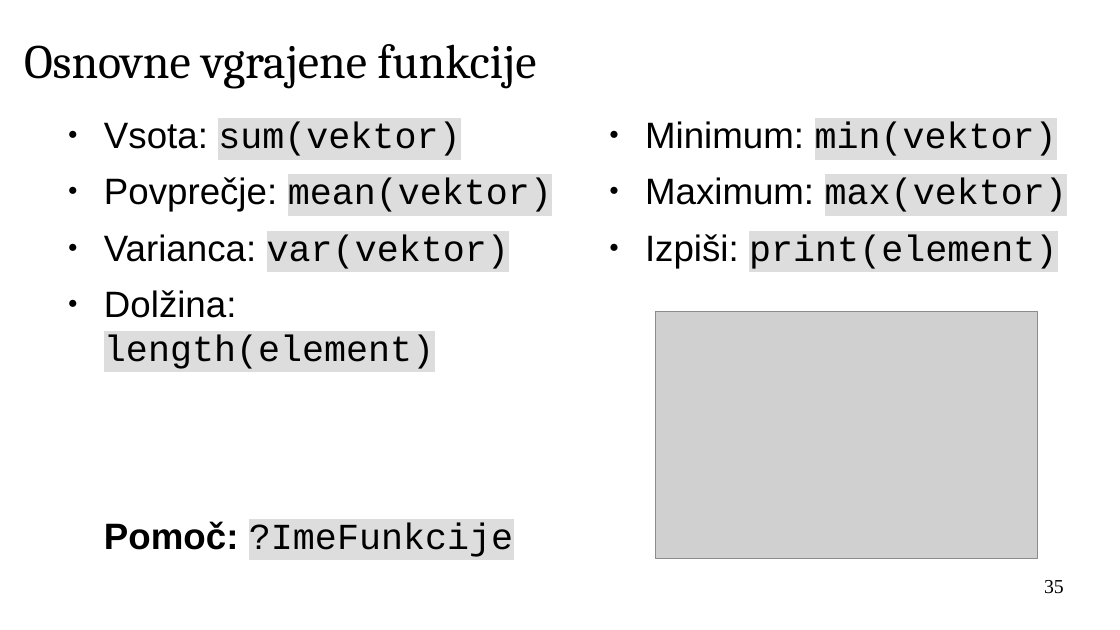
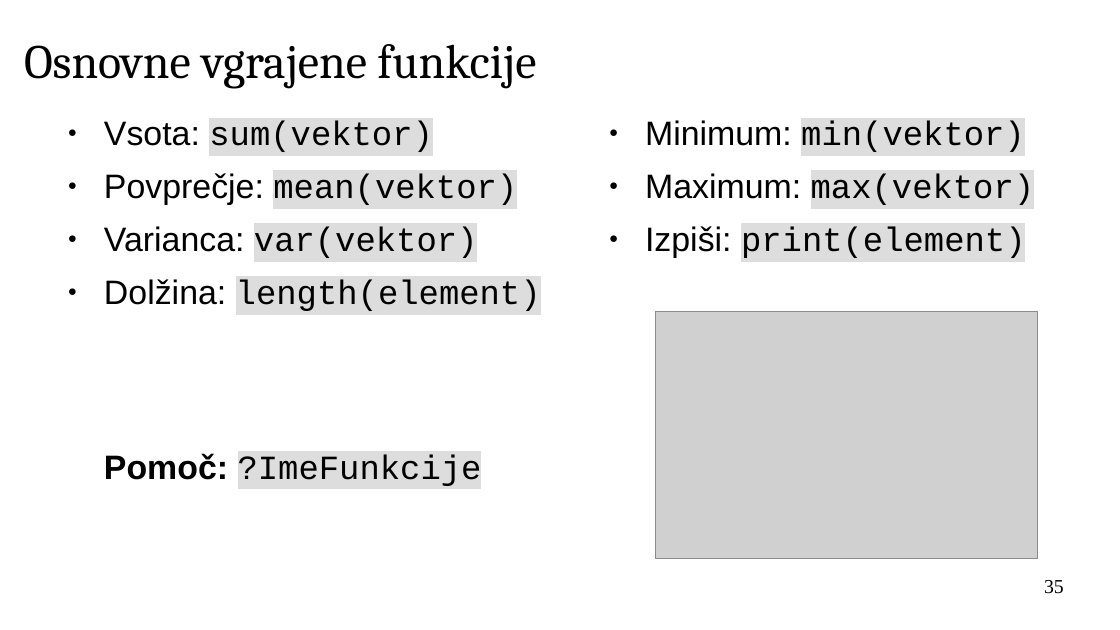
Before and after one commit to janaobsteter/R_tecaj, a slide deck: slide 35 of IT_Rtecaj_ModulA.odp. Drawn at 1120x630 pixels with LibreOffice and Linux fonts; fonts in the diff are those of the drawing; grey boxes stand for pictures; background and template pictures are left out. Boxes give left, top, right and bottom in pixels: in the first picture for what was removed or moved away, otherwise in the second. Text is boxed around its words. In the diff, an @@ line names an element or a change of style, - is before the commit and + after.

```diff
--- a/IT_Rtecaj_ModulA.odp
+++ b/IT_Rtecaj_ModulA.odp
@@ text "Vsota: sum(vektor)" at <box>104,121,541,486</box>: size 26 to 24 pt @@
@@ text "Minimum: min(vektor)" at <box>645,120,1035,258</box>: size 26 to 24 pt @@
```
Also in this commit, not shown: 7 other slides changed, 3 other files.
